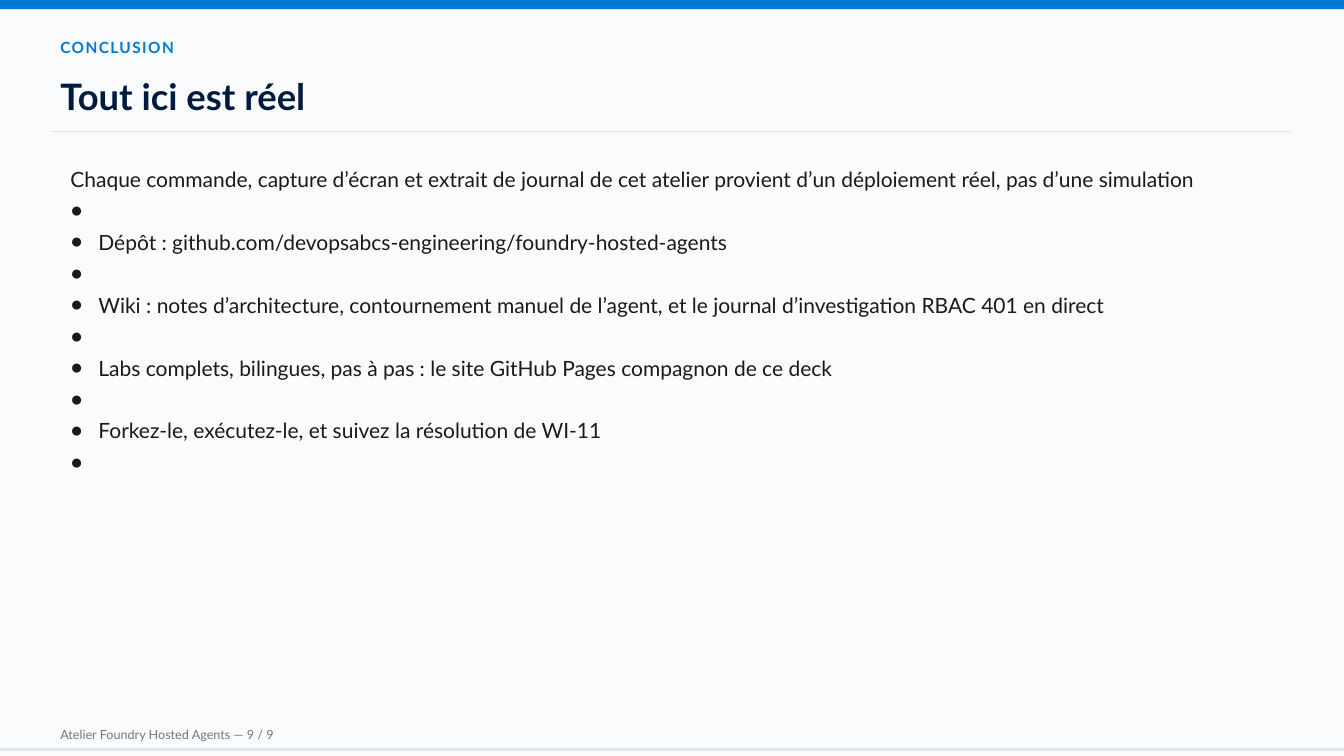
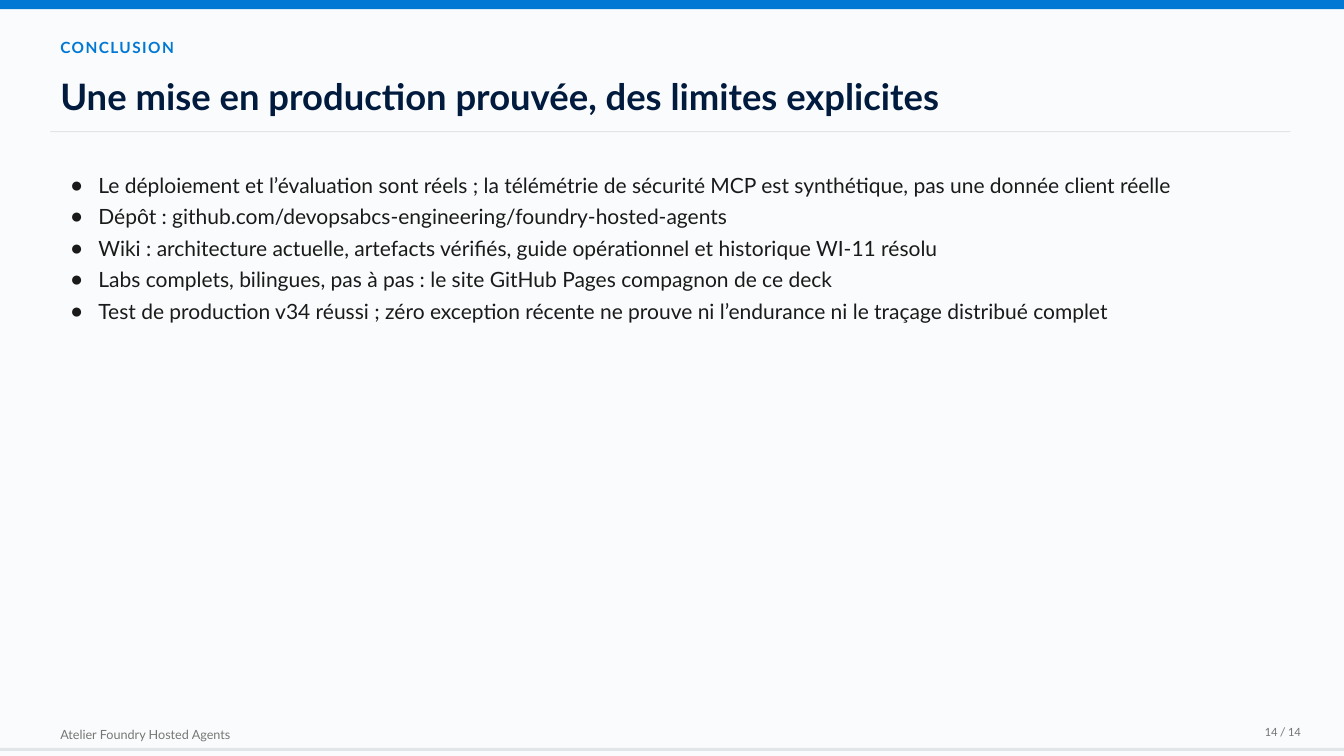
Before and after one commit to devopsabcs-engineering/foundry-hosted-agents, a slide deck: slide 14 of docs/assets/decks/foundry-hosted-agents-workshop-fr.pptx (slide 10 before the commit). Drawn at 1344x756 pixels with LibreOffice and Linux fonts; fonts in the diff are those of the drawing. Boxes give left, top, right and bottom in pixels: in the first picture for what was removed or moved away, otherwise in the second. Text is boxed around its words. In the diff, an @@ line names an element or a change of style, - is before the commit and + after.

```diff
--- a/docs/assets/decks/foundry-hosted-agents-workshop-fr.pptx
+++ b/docs/assets/decks/foundry-hosted-agents-workshop-fr.pptx
@@ text at (60,83,939,116): text changed @@
-Tout ici est réel
+Une mise en production prouvée, des limites explicites
@@ text at (98,177,1170,197): text changed @@
-● Chaque commande, capture d’écran et extrait de journal de cet atelier provient d’un déploiement réel, pas d’une simulation
+● Le déploiement et l’évaluation sont réels ; la télémétrie de sécurité MCP est synthétique, pas une donnée client réelle
@@ text at (98,240,937,260): text changed @@
-● Wiki : notes d’architecture, contournement manuel de l’agent, et le journal d’investigation RBAC 401 en direct
+● Wiki : architecture actuelle, artefacts vérifiés, guide opérationnel et historique WI-11 résolu
@@ text at (98,303,1107,323): text changed @@
-● Forkez-le, exécutez-le, et suivez la résolution de WI-11
+● Test de production v34 réussi ; zéro exception récente ne prouve ni l’endurance ni le traçage distribué complet
@@ text at (60,730,231,741): text changed @@
-Atelier Foundry Hosted Agents — 9 / 9
+Atelier Foundry Hosted Agents
@@ text added at (1265,728,1301,736), 9 pt, text #767676 @@
+14 / 14
```
Also in this commit, not shown: 8 other slides changed, 5 slides added, 1 slide removed, 43 other files.
